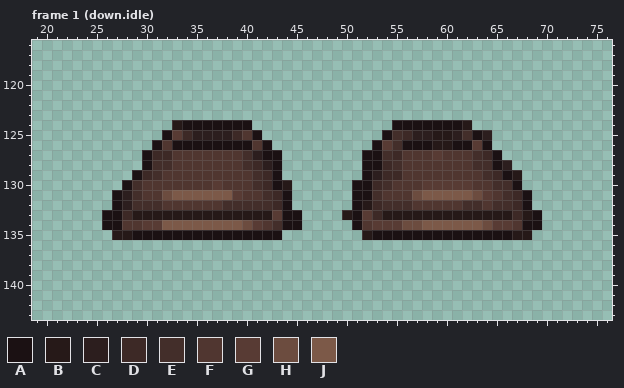
Two versions of one pixel-art file, assets/source/characters/player-r01/editable/footwear.shoes.aseprite. The picture above was drawn from the file before the commit.
96x144 pixels, 4 frames. Colours within 5 levels of each other are drawn and written as one. Shown: frame 1 (down.idle): x 19..76, y 116..143. The commit also changed other frames, which this record leaves out.
Palette (. is transparent): A #1b1113  B #261918  C #2c1e1e  D #3d2926  E #432e2a  F #503630  G #583b34  H #6c4c3f  J #7c5948
And afterwards:
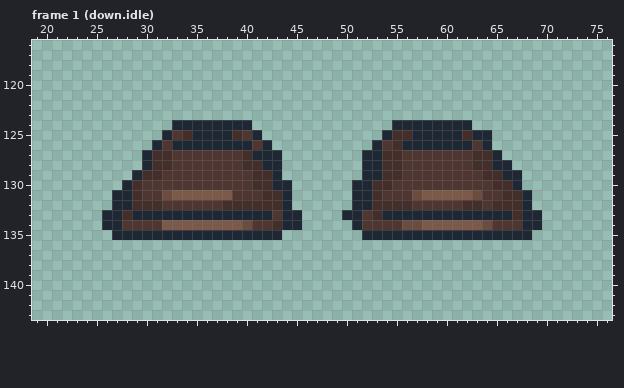
Difference:
@@ palette @@
-A #1b1113
+A #1e2835
--- frame 1 (down.idle)
@@ x 19..76 @@
 123 ..........................................................
-124 ..............BAAAAAAA..............AAAAAAAB..............
-125 .............AGDCCCCDFA............AEDCCBBCEAC............
-126 ............AFAAAAAAAAFA..........AGEAAABBAAGA............
-127 ...........ADDFFFFFFFECAA........AAEDFFFGFFFEDA...........
-128 ...........AEEFFFFFFFEDCA........AADEFFFFFFFEEAC..........
-129 ..........ADEFFFFFFFFFEDA........ACDDFFFFFFFFEDAB.........
-130 .........AEFFFFFFFGFFFEDAB......AADEFFFGGGGGFFEEA.........
-131 ........ACEFFHJJJJJJGFFEDA......AAEFFFHJJJJJHGFEDA........
-132 ........ACEEEFFFFFFEEEEEDA......ABDEEEFFFFFEEFEEDA........
-133 .......AADBBBBBBBBBBBBBBGAA....BAGDBBBBBBBBBBBBBDBA.......
-134 .......AAFFGGJJJJJJJJHGFEAA.....AFGGGHHJJJJJJHGGFAA.......
-135 ........BBAAAAAAAAAAAAAAA........BAAAAAAAAAAAAAABB........
+124 ..............AAAAAAAA..............AAAAAAAA..............
+125 .............AFEAAAAEFA............AEEAAAAAEAA............
+126 ............AFAAAAAAAAFA..........AFEAAAAAAAFA............
+127 ...........AEEFFFFFFFEAAA........AAEEFFFFFFFEEA...........
+128 ...........AEEFFFFFFFEEAA........AAEEFFFFFFFEEAA..........
+129 ..........AEEFFFFFFFFFEEA........AAEEFFFFFFFFEEAA.........
+130 .........AEFFFFFFFFFFFEEAA......AAEEFFFFFFFFFFEEA.........
+131 ........AAEFFHJJJJJJFFFEEA......AAEFFFHJJJJJHFFEEA........
+132 ........AAEEEFFFFFFEEEEEEA......AAEEEEFFFFFEEFEEEA........
+133 .......AAEAAAAAAAAAAAAAAFAA....AAFEAAAAAAAAAAAAAEAA.......
+134 .......AAFFFFJJJJJJJJHFFEAA.....AFFFFHHJJJJJJHFFFAA.......
+135 ........AAAAAAAAAAAAAAAAA........AAAAAAAAAAAAAAAAA........
 136 ..........................................................
Where, in picture pixels (left, top, right, bottom), the same in both pictures:
changed: (102, 120, 302, 240)
changed: (342, 120, 542, 240)
